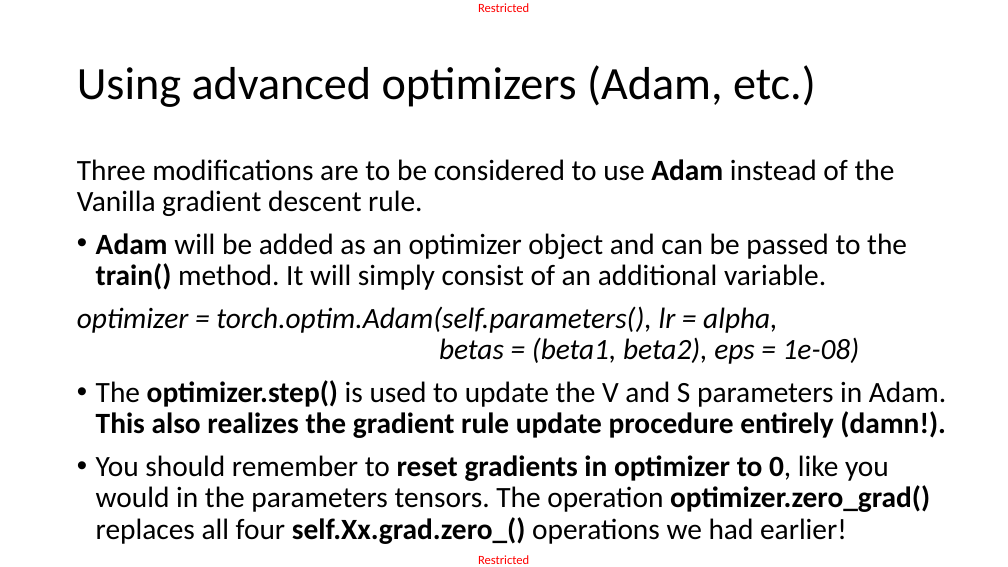
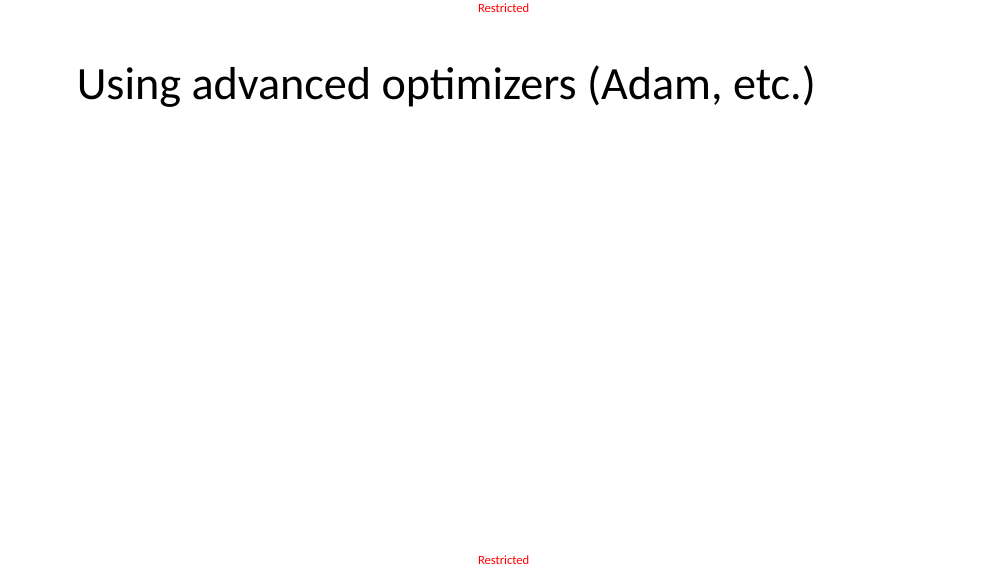
Before and after one commit to matthieudemari/SUTD_DL_50_039, a slide deck: slide 26 of W3/2. W3S2 final/W3S2.pptx. Drawn at 1008x567 pixels with LibreOffice and Linux fonts; fonts in the diff are those of the drawing; grey boxes stand for pictures. Boxes give left, top, right and bottom in pixels: in the first picture for what was removed or moved away, otherwise in the second. Text is boxed around its words. In the diff, an @@ line names an element or a change of style, - is before the commit and + after.

```diff
--- a/W3/2. W3S2 final/W3S2.pptx
+++ b/W3/2. W3S2 final/W3S2.pptx
@@ text removed at [77, 159, 946, 544] @@
-Three modifications are to be considered to use Adam instead of the Vanilla gradient descent rule.
-• Adam will be added as an optimizer object and can be passed to the train() method. It will simply consist of an additional variable.
-optimizer = torch.optim.Adam(self.parameters(), lr = alpha,
-betas = (beta1, beta2), eps = 1e-08)
-• The optimizer.step() is used to update the V and S parameters in Adam. This also realizes the gradient rule update procedure entirely (damn!).
-• You should remember to reset gradients in optimizer to 0, like you would in the parameters tensors. The operation optimizer.zero_grad() replaces all four self.Xx.grad.zero_() operations we had earlier!
```
Also in this commit, not shown: 2 other slides changed, 8 other files.
